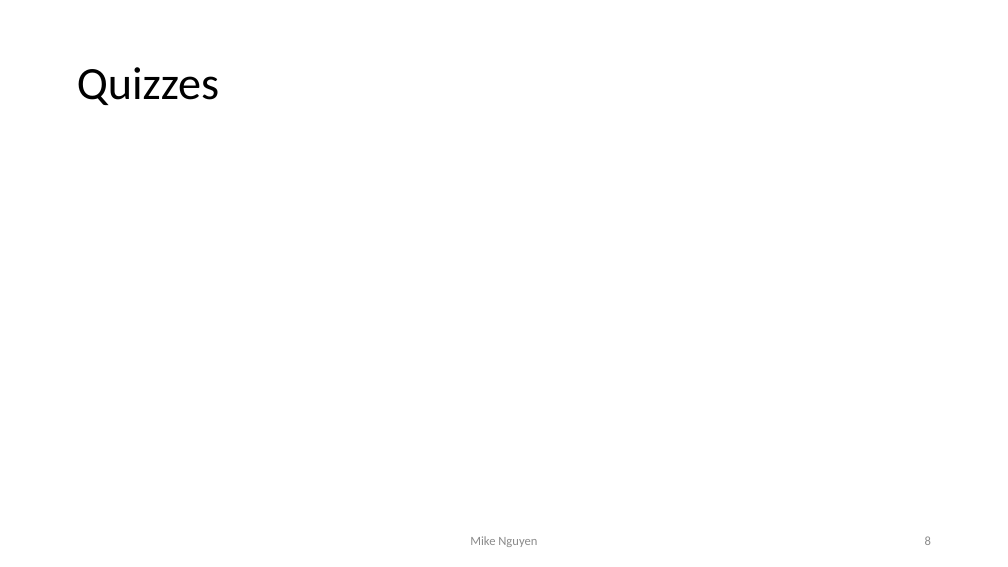
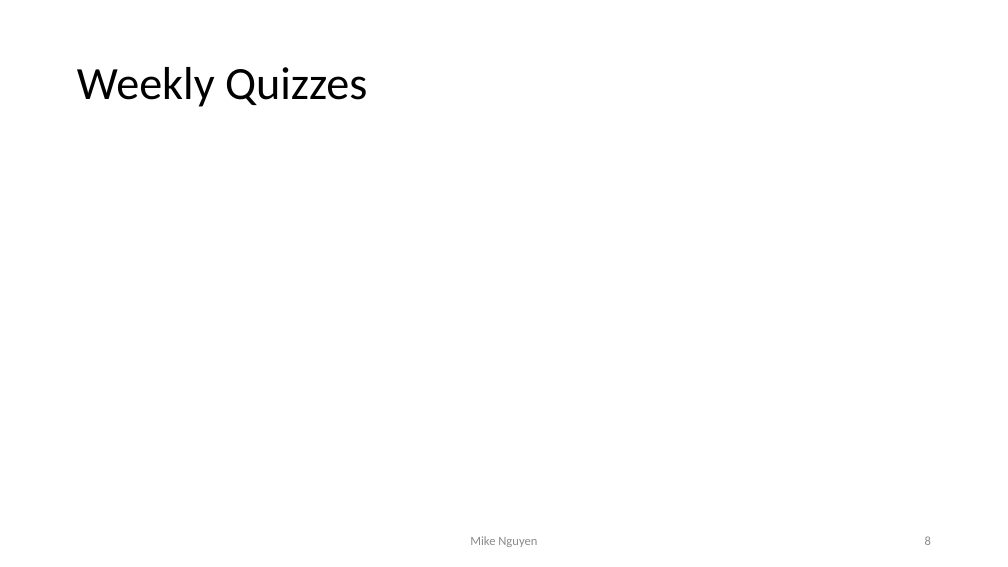
Before and after one commit to mikenguyen13/mar4050, a slide deck: slide 8 of lectures/1/1_Introduction to Marketing Research.pptx. Drawn at 1008x567 pixels with LibreOffice and Linux fonts; fonts in the diff are those of the drawing. Boxes give left, top, right and bottom in pixels: in the first picture for what was removed or moved away, otherwise in the second. Text is boxed around its words. In the diff, an @@ line names an element or a change of style, - is before the commit and + after.

```diff
--- a/lectures/1/1_Introduction to Marketing Research.pptx
+++ b/lectures/1/1_Introduction to Marketing Research.pptx
@@ title at bbox=[77, 67, 367, 107]: text changed @@
-Quizzes
+Weekly Quizzes
```
Also in this commit, not shown: 2 other slides changed, 2 slides added, 14 other files.
